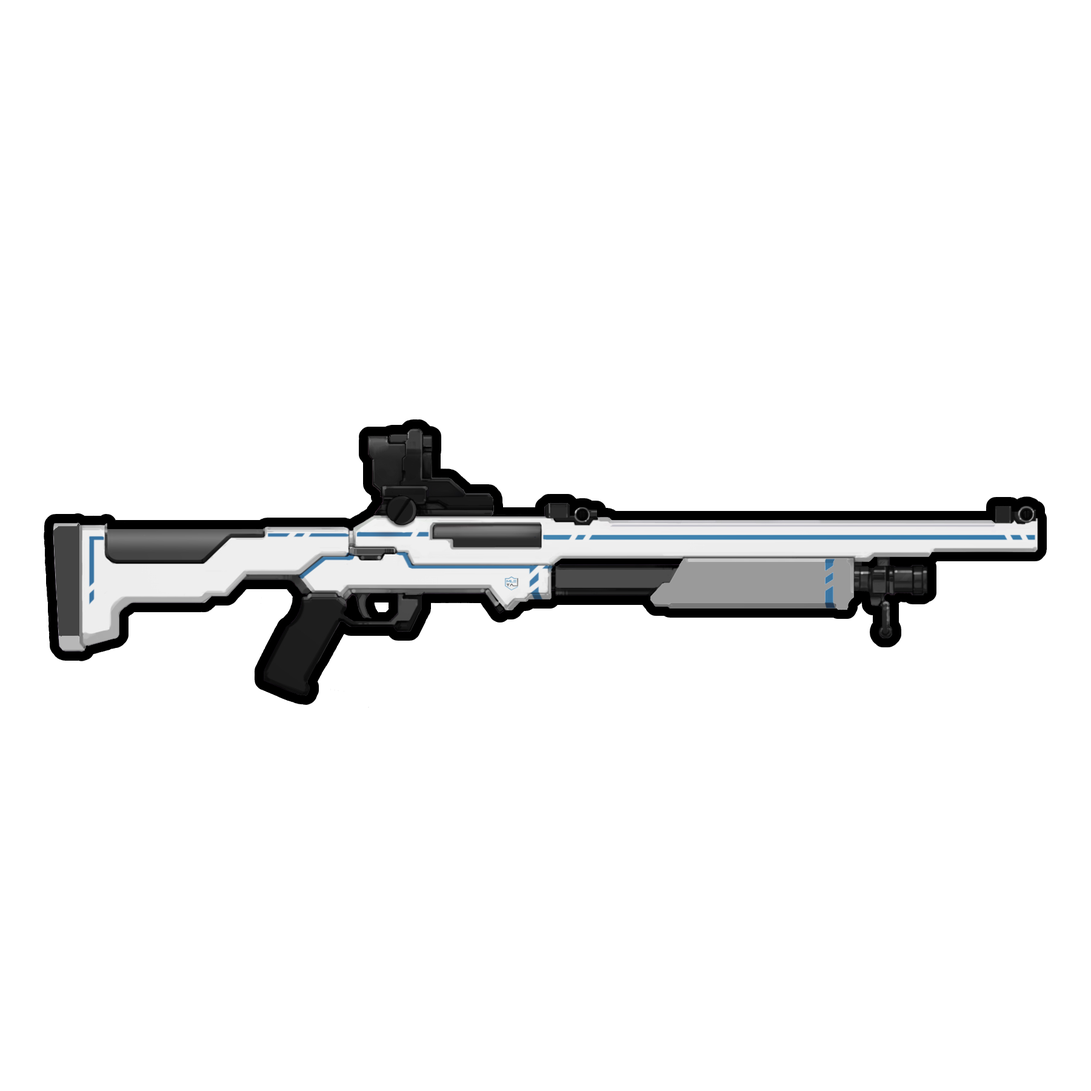
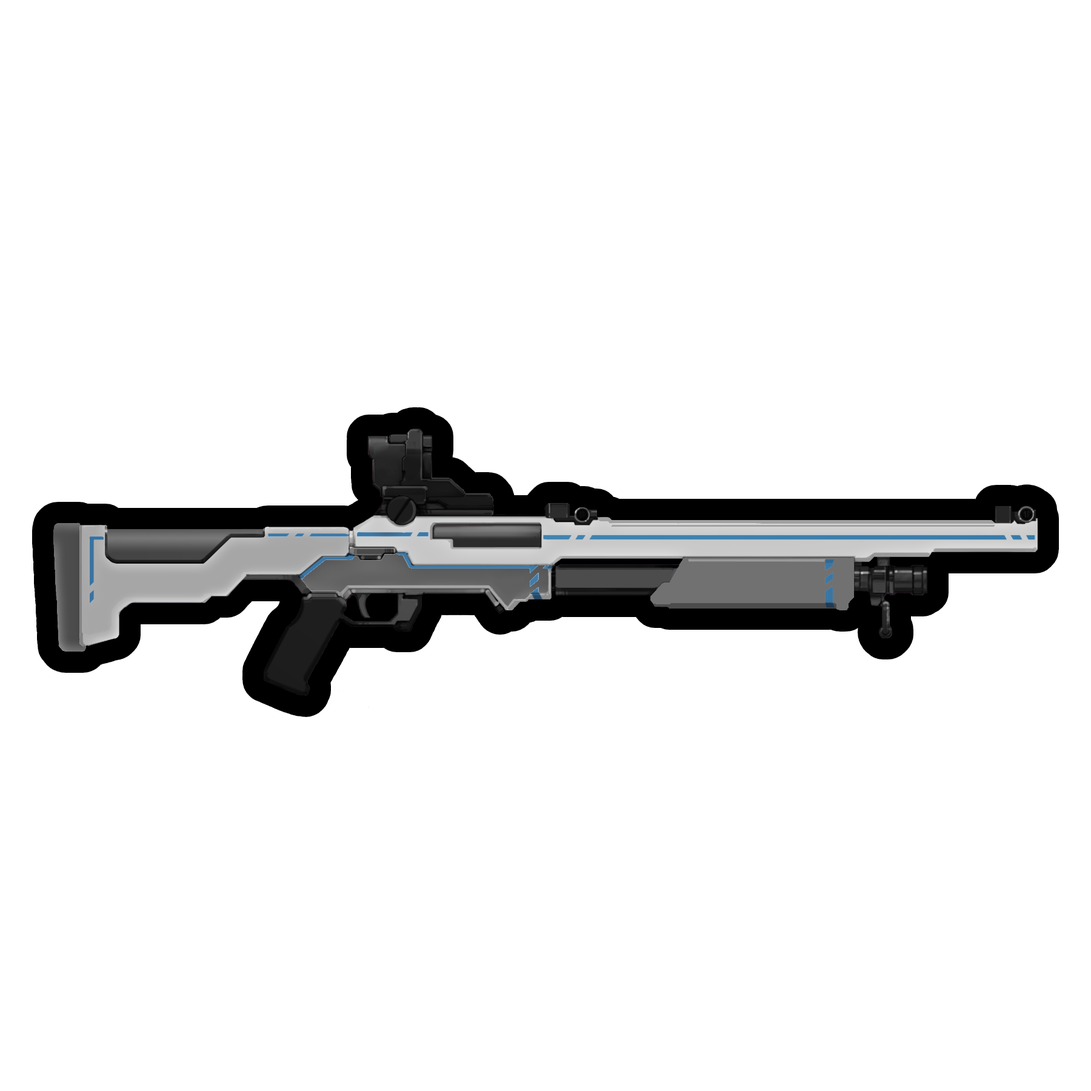
Before/after of a 1091px x 1091px layered artwork. What changed in the layer stack:
renamed "Layer 1" to "Shape 1", painted on it over [44,419,1048,709]
